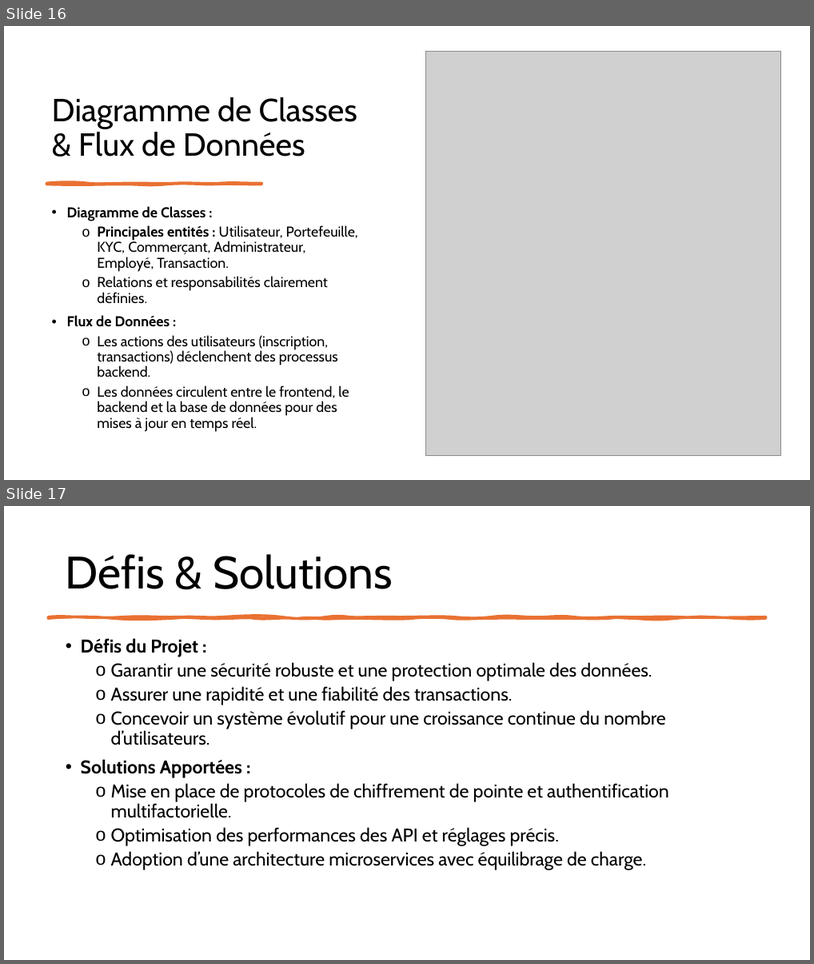
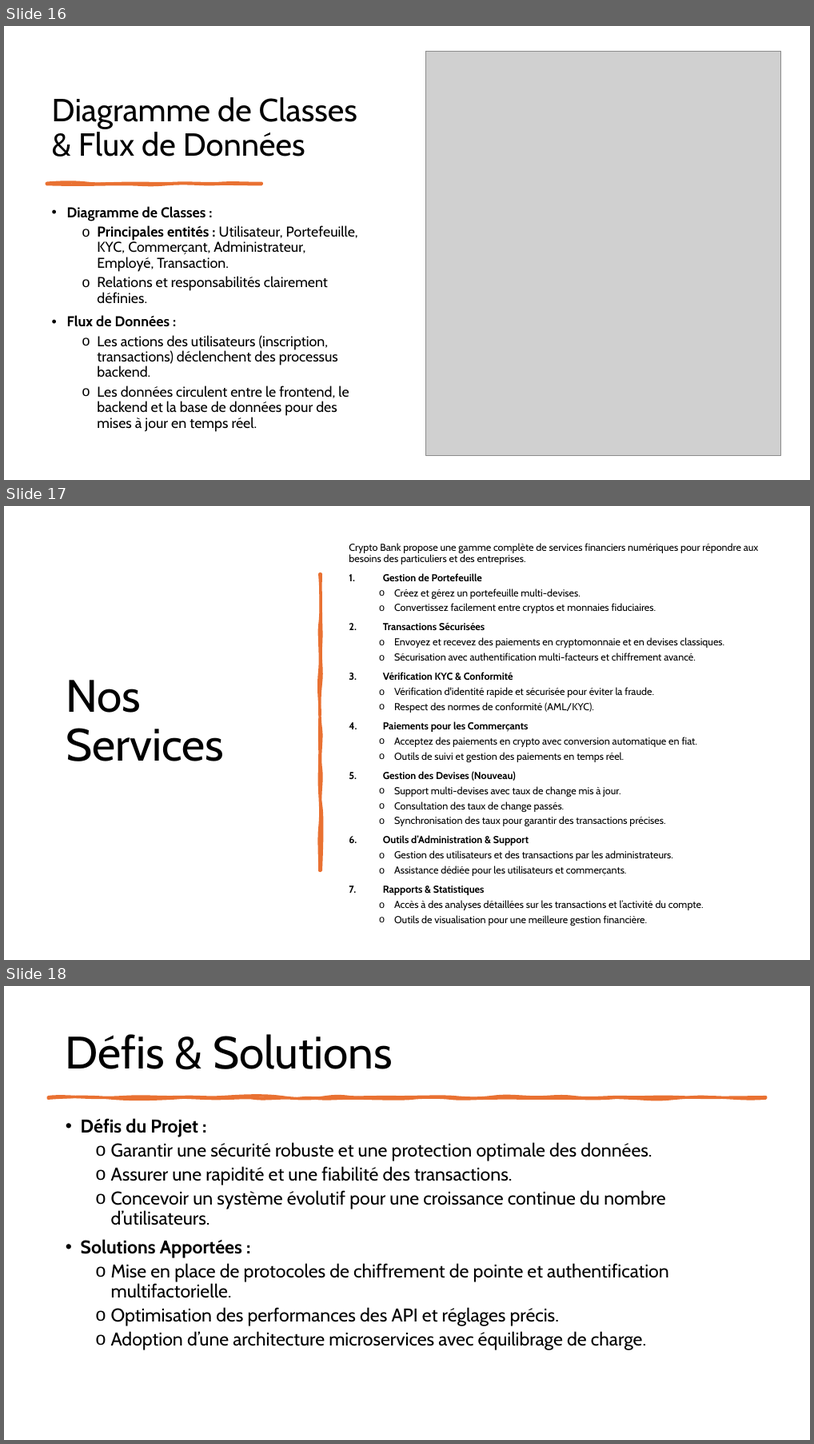
Before and after one commit to MedMoncef/cryptoBank, a slide deck: cryptoBank Med Moncef Zmander.pptx. Shown one above the other, each under a label of ours: slides 16 and 17 before the commit, slides 16, 17 and 18 after it. The pictures are 814x964 and 814x1444 pixels, drawn with LibreOffice and Linux fonts; fonts in the diff are those of the drawing; grey boxes stand for pictures. Boxes give left, top, right and bottom in pixels: in the first picture for what was removed or moved away, otherwise in the second. Text is boxed around its words. In the diff, an @@ line names an element or a change of style, - is before the commit and + after.

Commit message:
fix

```diff
--- a/cryptoBank Med Moncef Zmander.pptx
+++ b/cryptoBank Med Moncef Zmander.pptx
@@ slide 17 added at (4, 506, 810, 960), background #FFFFFF @@
@@ text added at (349, 543, 759, 925), 12 pt, text #000000 @@
+Crypto Bank propose une gamme complète de services financiers numériques pour répondre aux besoins des particuliers et des entreprises.
+1. Gestion de Portefeuille
+  o Créez et gérez un portefeuille multi-devises.
+  o Convertissez facilement entre cryptos et monnaies fiduciaires.
+2. Transactions Sécurisées
+  o Envoyez et recevez des paiements en cryptomonnaie et en devises classiques.
+  o Sécurisation avec authentification multi-facteurs et chiffrement avancé.
+3. Vérification KYC & Conformité
+  o Vérification d'identité rapide et sécurisée pour éviter la fraude.
+  o Respect des normes de conformité (AML/KYC).
+4. Paiements pour les Commerçants
+  o Acceptez des paiements en crypto avec conversion automatique en fiat.
+  o Outils de suivi et gestion des paiements en temps réel.
+5. Gestion des Devises (Nouveau)
+  o Support multi-devises avec taux de change mis à jour.
+  o Consultation des taux de change passés.
+  o Synchronisation des taux pour garantir des transactions précises.
+6. Outils d’Administration & Support
+  o Gestion des utilisateurs et des transactions par les administrateurs.
+  o Assistance dédiée pour les utilisateurs et commerçants.
+7. Rapports & Statistiques
+  o Accès à des analyses détaillées sur les transactions et l’activité du compte.
+  o Outils de visualisation pour une meilleure gestion financière.
@@ freeform shape added at (320, 574, 321, 870), fill #E97132, outline #E97132 3.25 pt @@
@@ title added at (66, 680, 224, 761), 54 pt, text #000000 @@
+Nos Services
@@ what was slide 17 is now slide 18 @@
```
Also in this commit, not shown: 1 slide changed.
